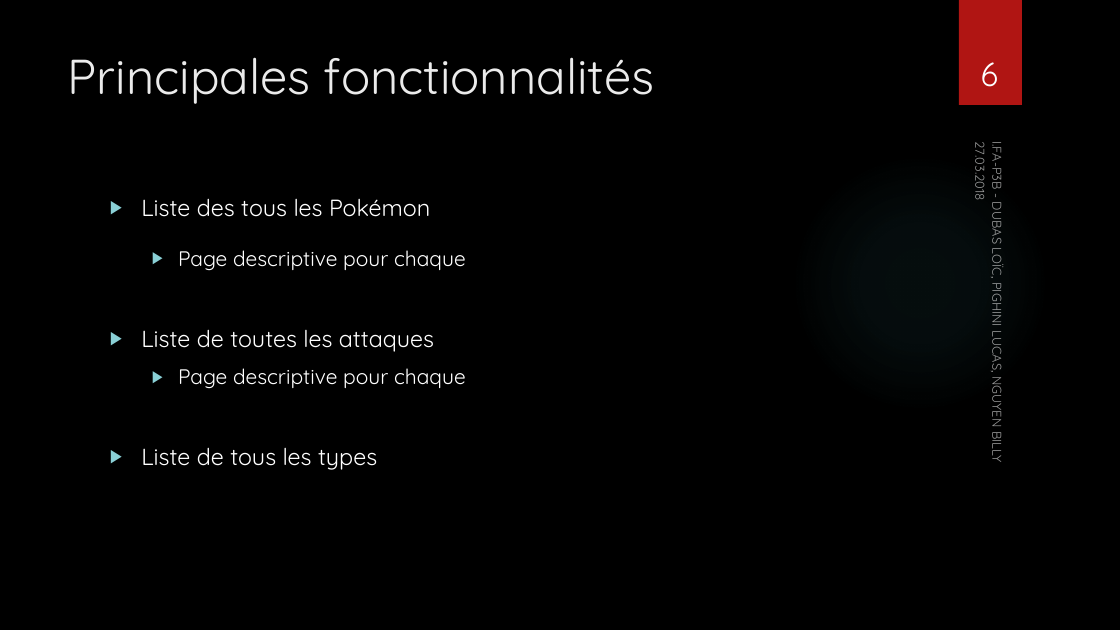
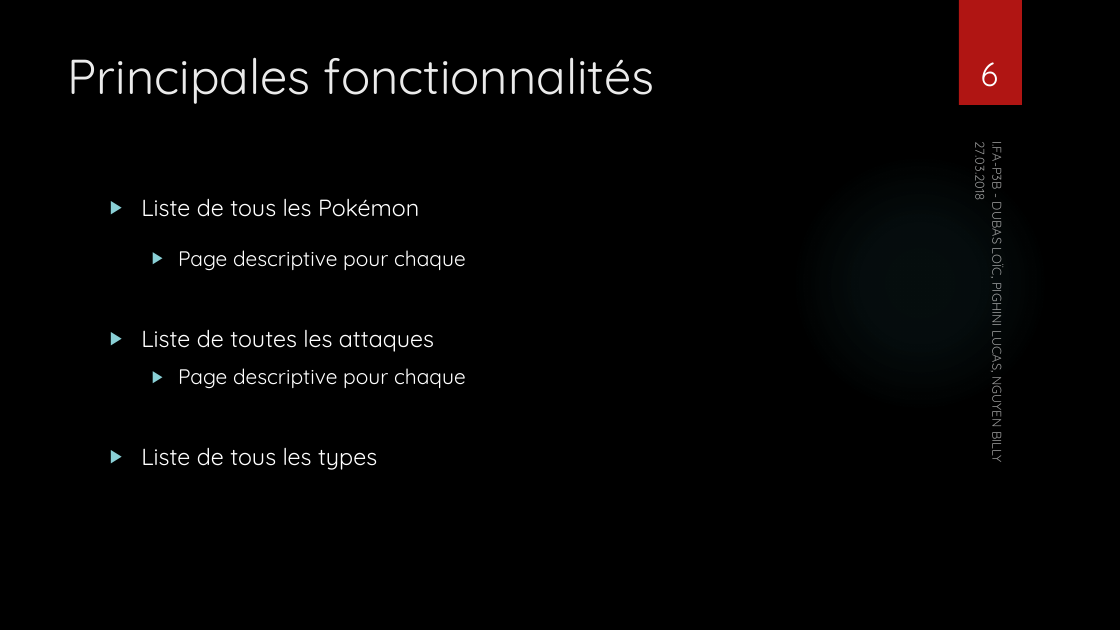
Before and after one commit to BillyNgu/pokedex, a slide deck: slide 6 of Documentation/Pokedex_presentation.pptx. Drawn at 1120x630 pixels with LibreOffice and Linux fonts; fonts in the diff are those of the drawing; background and template pictures are left out. Boxes give left, top, right and bottom in pixels: in the first picture for what was removed or moved away, otherwise in the second. Text is boxed around its words. In the diff, an @@ line names an element or a change of style, - is before the commit and + after.

```diff
--- a/Documentation/Pokedex_presentation.pptx
+++ b/Documentation/Pokedex_presentation.pptx
@@ text at (141,199,419,217): text changed @@
-▶ Liste des tous les Pokémon
+▶ Liste de tous les Pokémon
```
Also in this commit, not shown: 1 other slide changed.
